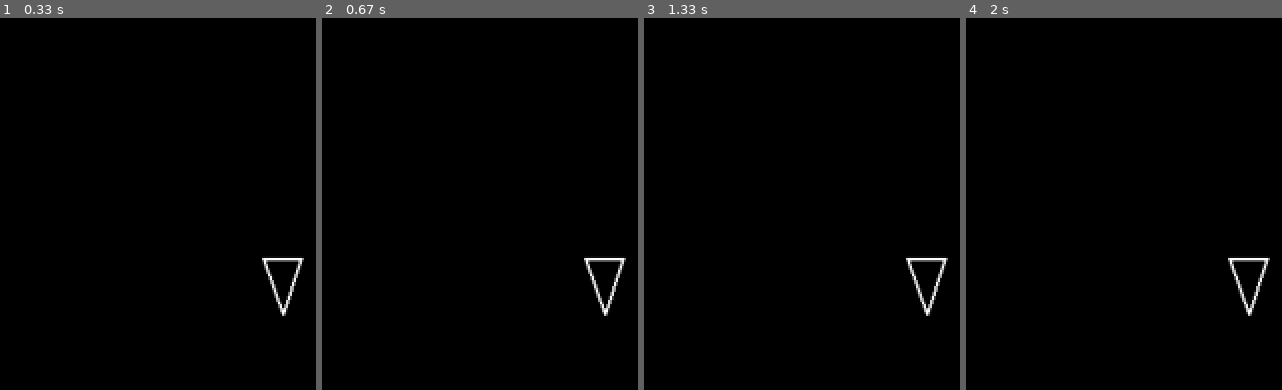
Above: before the commit, frames 1-4 (left to right).
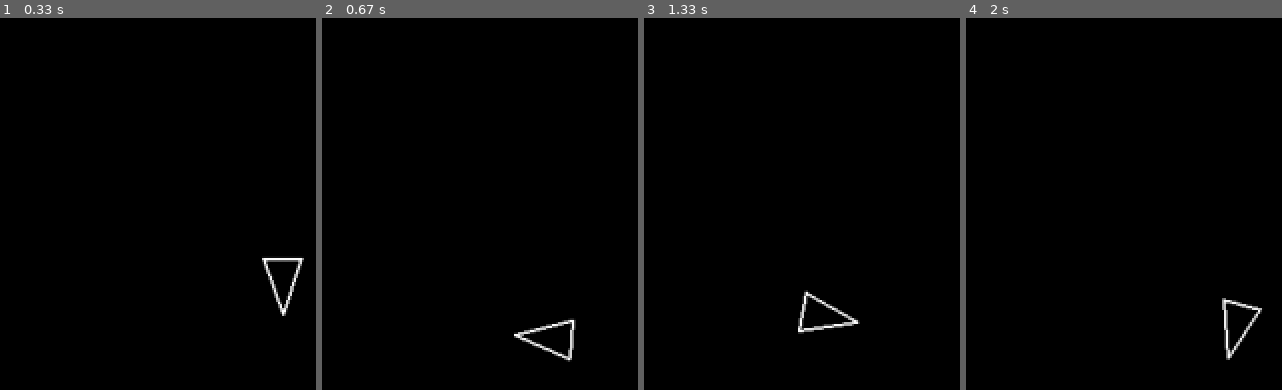
Above: after the commit, the same moments.

Repository: tp-coder/pygame-asteroid
Game: pygame game, started from main.py
Same seed, same stepped clock (60 frames per second), same inputs: the game is played once before the commit and once after it.
Inputs:
- Up to frame 1 (0.33 s): no input
- Up to frame 2 (0.67 s): hold W from 0.33 s (still down); hold Right from 0.33 s (still down)
- Up to frame 3 (1.33 s): release W at 0.8 s; release Right at 0.8 s; hold Right 0.83-1.3 s
- Up to frame 4 (2 s): hold W 1.33-1.63 s; hold Right from 1.67 s (still down)

Frame 1 is identical in both runs. In frame 2, 1.1% of the frame differs, in the area x 60-97%, y 64-93%; in frame 3, 1.1%; in frame 4, 1.1%.

Commit message:
Added movements to the spaceship. Using pygame Groups the game loop is less cluttered and easier to understand.

Diff:
--- a/constants.py
+++ b/constants.py
@@ -7,3 +7,5 @@
 ASTEROID_MAX_RADIUS = ASTEROID_MIN_RADIUS * ASTEROID_KINDS
 
 PLAYER_RADIUS = 20
+PLAYER_SPEED = 200
+PLAYER_TURN_SPEED = 300
--- a/main.py
+++ b/main.py
@@ -20,24 +20,39 @@
     # creating a clock to control the screen frame rate
     clock = pygame.time.Clock()
     dt = 0
+
+    # groups that can hold and manage multiple game objects
+    updatable = pygame.sprite.Group()
+    drawable = pygame.sprite.Group()
+    # adding player objects into the groups
+    Player.containers = (updatable, drawable)
+
     # instanciate a player
     player = Player(x = constants.SCREEN_WIDTH / 2, y = constants.SCREEN_HEIGHT / 2)
 
     # creating an infinite game loop with a black screen
     running = True
     while running:
+        # configuring the FPS to 60
+        dt = clock.tick(60) / 1000
+
         # creating a pitch black screen
         screen.fill((0,0,0))
+
         # drawing the player
-        player.draw(screen)
+        for draw in drawable:
+            draw.draw(screen)
+        # moving the player object
+        for update in updatable:
+            update.update(dt)
+
         # refreshing the display
         pygame.display.flip()
+
         # handling events
         for event in pygame.event.get():
             if event.type == QUIT:
                 running = False
-        # configuring the FPS to 60
-        dt = clock.tick(60) / 1000
 
 
 
--- a/player.py
+++ b/player.py
@@ -22,3 +22,25 @@
 
     def draw(self, screen):
         pygame.draw.polygon(screen, (255, 255, 255), self.triangle(), width = 2)
+
+    def rotate(self, dt, direction):
+        self.rotation += direction * constants.PLAYER_TURN_SPEED * dt
+
+    def move(self, dt, direction):
+        forward = pygame.Vector2(0,1).rotate(self.rotation)
+        self.position += direction * forward * constants.PLAYER_SPEED * dt
+
+    def update(self, dt):
+        # gets the key pressed on the keyboard
+        keys = pygame.key.get_pressed()
+
+        # move horiontally
+        if keys[pygame.K_a] or keys[pygame.K_LEFT]: # move left
+            self.rotate(dt, -1)
+        if keys[pygame.K_d] or keys[pygame.K_RIGHT]: # move right
+            self.rotate(dt, 1)
+        # move vertically
+        if keys[pygame.K_w] or keys[pygame.K_UP]: # move up
+            self.move(dt, 1)
+        if keys[pygame.K_s] or keys[pygame.K_DOWN]: # move down
+            self.move(dt, -1)
